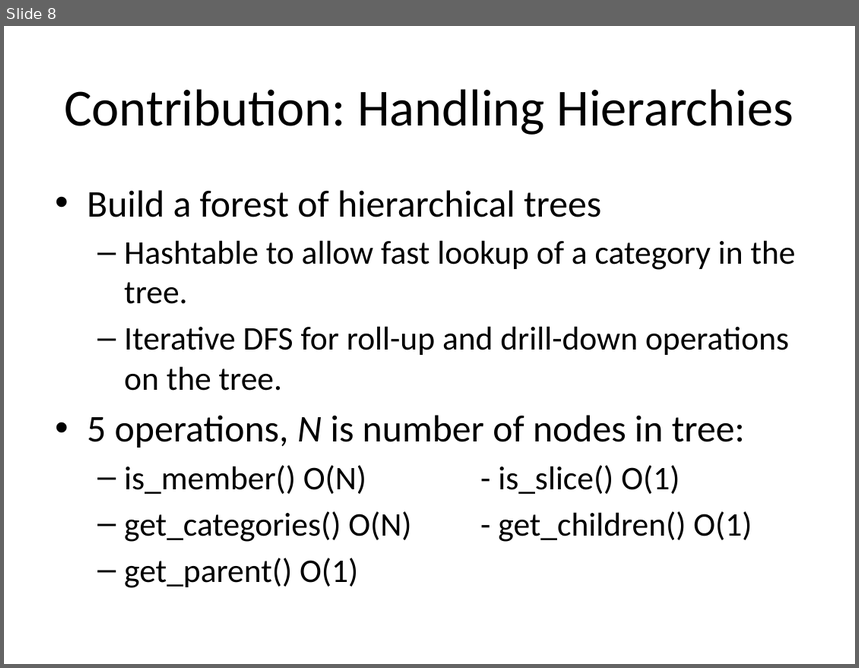
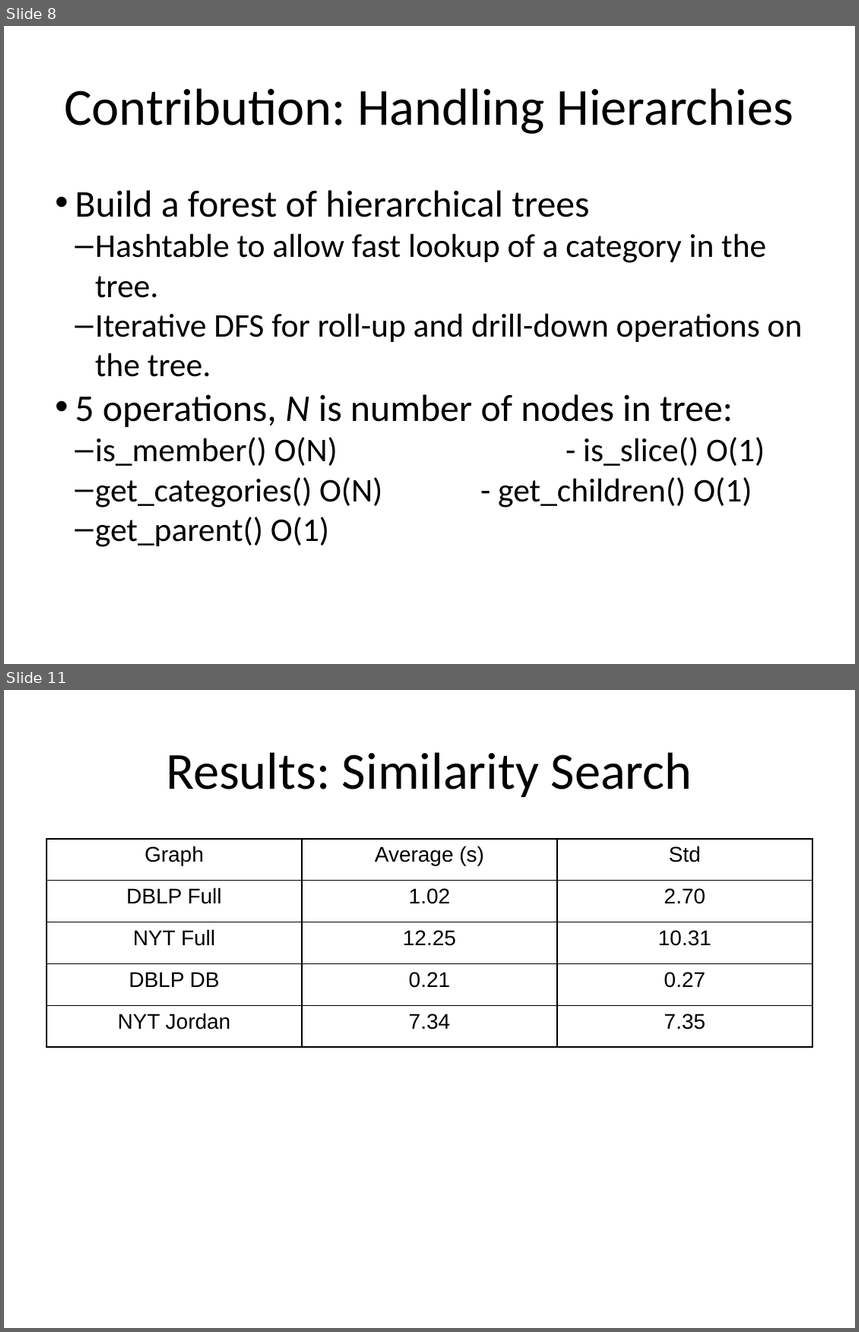
Before and after one commit to hilfialkaff/newsnet, a slide deck: paper/presentation.pptx. Shown one above the other, each under a label of ours: slide 8 before the commit, slides 8 and 11 after it; the slides between them are not shown. The pictures are 859x668 and 859x1332 pixels, drawn with LibreOffice and Linux fonts; fonts in the diff are those of the drawing. Boxes give left, top, right and bottom in pixels: in the first picture for what was removed or moved away, otherwise in the second. Text is boxed around its words. In the diff, an @@ line names an element or a change of style, - is before the commit and + after.

```diff
--- a/paper/presentation.pptx
+++ b/paper/presentation.pptx
@@ slide 11 added at [4, 690, 855, 1328], background #FFFFFF @@
@@ text added at [166, 752, 693, 797], 44 pt, text #000000 @@
+Results: Similarity Search
@@ table added at [47, 839, 813, 1047], 5 rows, 3 columns @@
+Graph | Average (s) | Std
+DBLP Full | 1.02 | 2.70
+NYT Full | 12.25 | 10.31
+DBLP DB | 0.21 | 0.27
+NYT Jordan | 7.34 | 7.35
@@ slide 8 changed as well @@
@@ text "Build a forest of hierarchical ..." at [75, 190, 803, 508]: indent changed; less space between paragraphs @@
```
Also in this commit, not shown: 7 other slides changed, 3 other slides added, 3 slides removed.
